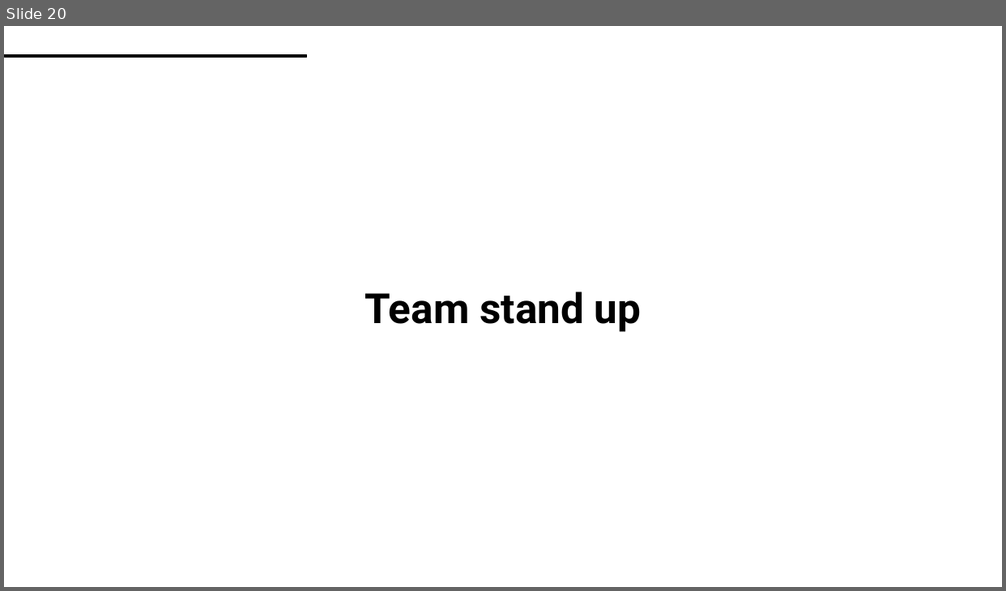
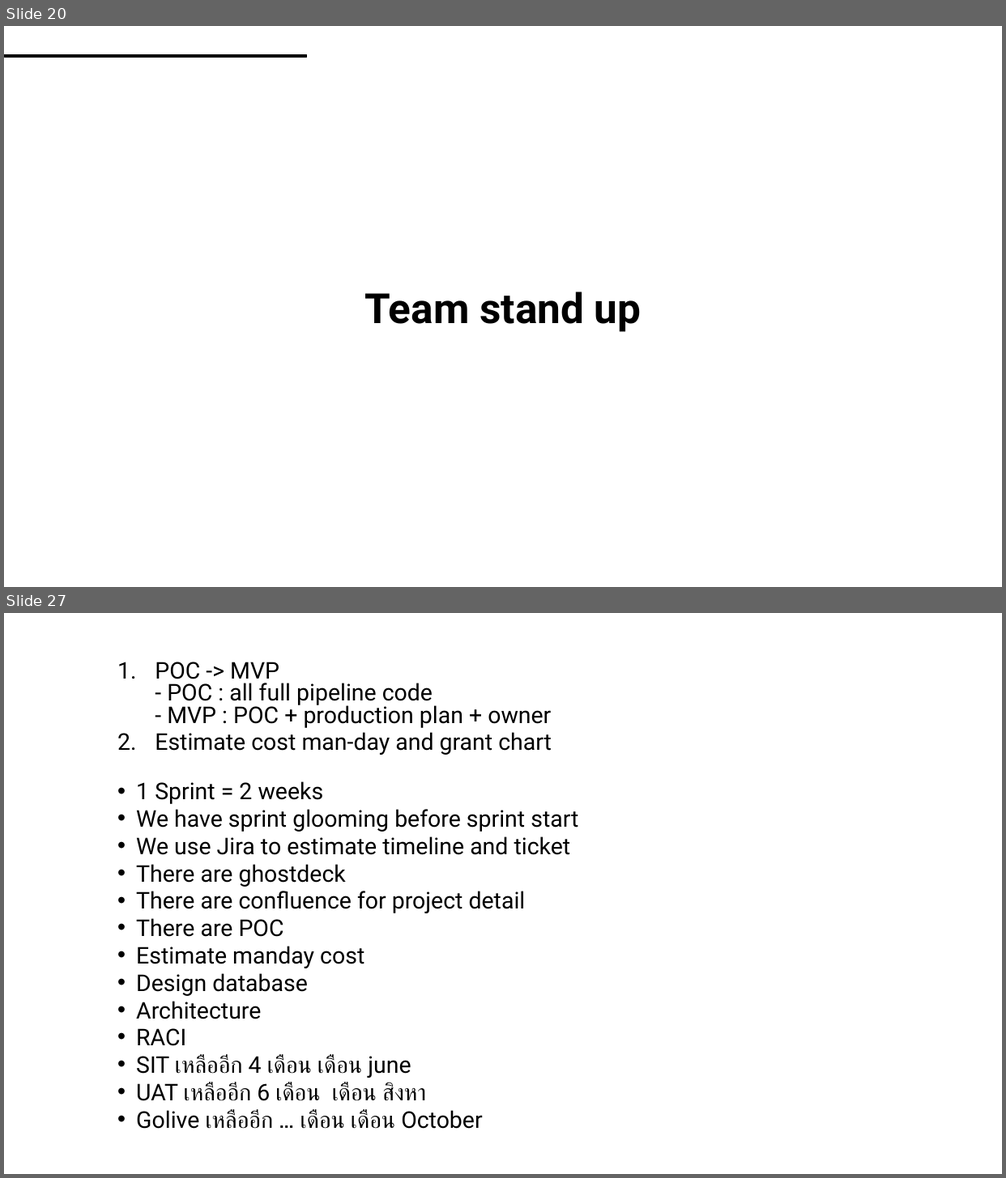
Before and after one commit to TunKedsaro/Hyde, a slide deck: logs/Ghostdeck.pptx. Shown one above the other, each under a label of ours: slide 20 before the commit, slides 20 and 27 after it; the slides between them are not shown. The pictures are 1006x591 and 1006x1178 pixels, drawn with LibreOffice and Linux fonts; fonts in the diff are those of the drawing. Boxes give left, top, right and bottom in pixels: in the first picture for what was removed or moved away, otherwise in the second. Text is boxed around its words. In the diff, an @@ line names an element or a change of style, - is before the commit and + after.

Commit message:
docs(planning) : add Confluence reference document for HyDE feed project

```diff
--- a/logs/Ghostdeck.pptx
+++ b/logs/Ghostdeck.pptx
@@ slide 27 added at bbox=[4, 613, 1002, 1174], background #FFFFFF @@
@@ text added at bbox=[136, 662, 578, 1129], 22.2 pt, text #000000 @@
+  1. POC -> MVP
+     - POC : all full pipeline code
+     - MVP : POC + production plan + owner
+  2. Estimate cost man-day and grant chart
+  • 1 Sprint = 2 weeks
+  • We have sprint glooming before sprint start
+  • We use Jira to estimate timeline and ticket
+  • There are ghostdeck
+  • There are confluence for project detail
+  • There are POC
+  • Estimate manday cost
+  • Design database
+  • Architecture
+  • RACI
+  • SIT เหลืออีก 4 เดือน เดือน june
+  • UAT เหลืออีก 6 เดือน เดือน สิงหา
+  • Golive เหลืออีก … เดือน เดือน October
```
Also in this commit, not shown: 1 slide changed, 5 other slides added, 5 other files.
